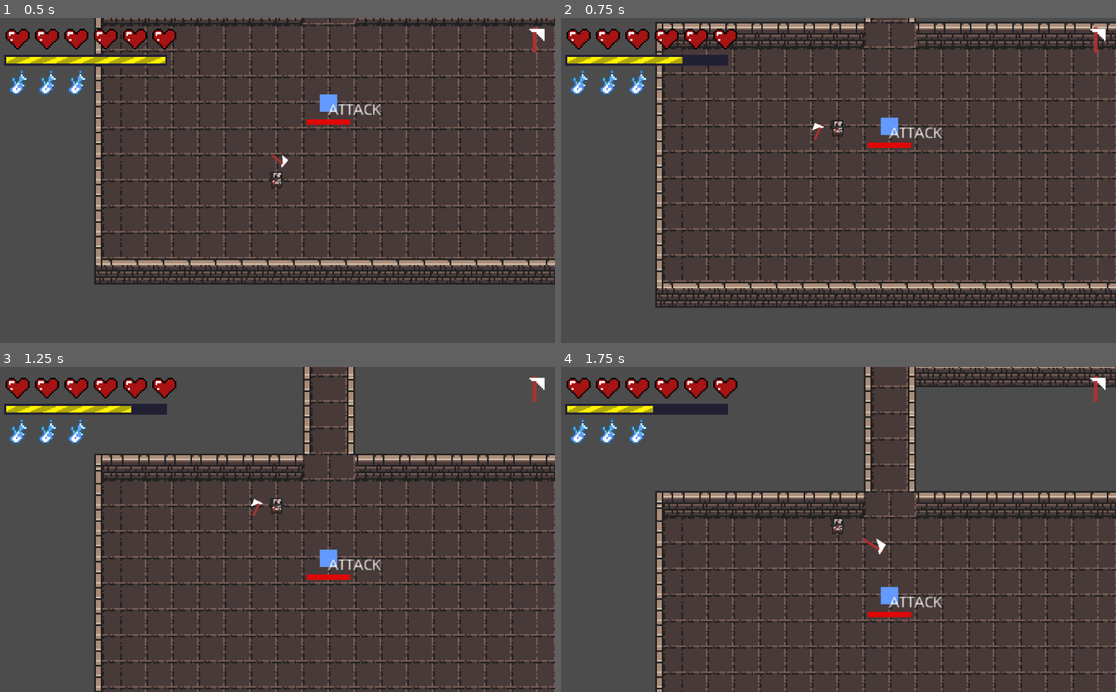
Above: before the commit, frames 1-4 (two rows, left to right).
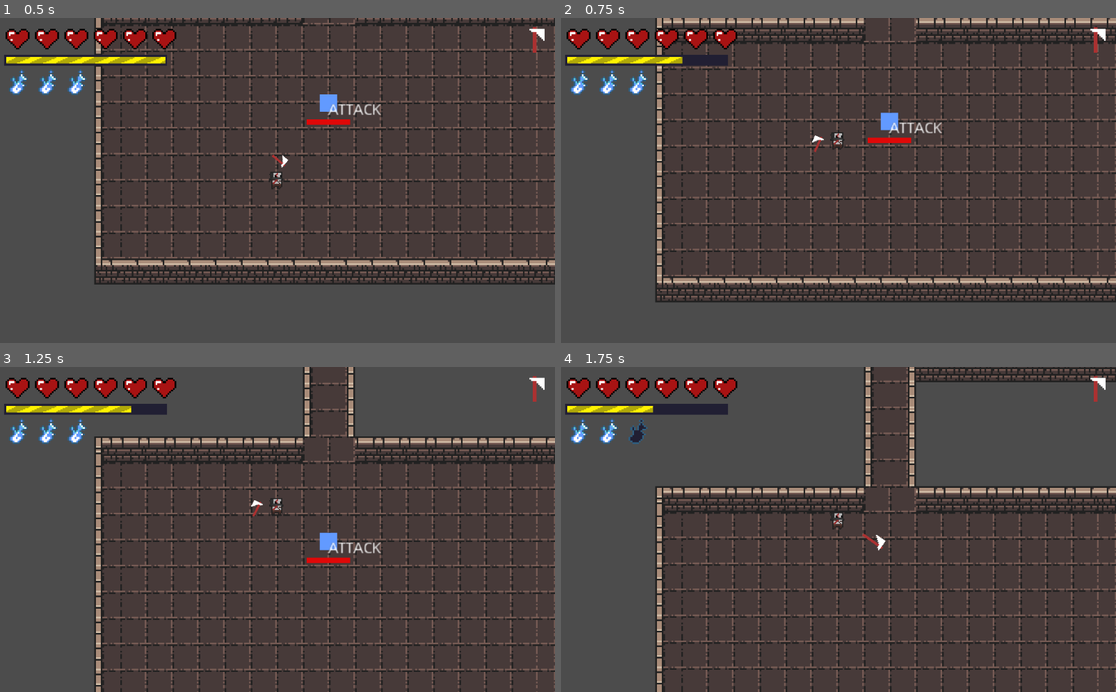
Above: after the commit, the same moments.

Repository: renzoventura/god-of-war
Game: Godot game, scene res://scenes/level/LEVELS/Level1.tscn
Two runs of this game, one before a commit and one after it. Both use one fixed random seed, a clock stepped at 60 frames per second and the inputs below. This scene is started directly instead of the project's main scene.
Inputs (mouse positions are in pixels of both pictures, inside the frame that each line leads up to):
- Up to frame 1 (0.5 s): no input
- Up to frame 2 (0.75 s): tap Enter at 0.5 s; move the mouse to (810, 245) at 0.52 s; hold W (up) from 0.53 s (still down); tap Space (dash) at 0.6 s
- Up to frame 3 (1.25 s): keep holding W (up)
- Up to frame 4 (1.75 s): keep holding W (up); move the mouse to (1005, 578) at 1.27 s; click (1005, 578) at 1.35 s; tap Space (dash) at 1.55 s

Frame 1 is identical in both runs. In frame 2, 22% of the frame differs, in the area x 17-100%, y 0-90%; in frame 3, 18%; in frame 4, 16%.

Commit message:
Add dash animation

Diff:
--- a/scenes/player/Player.gd
+++ b/scenes/player/Player.gd
@@ -15,7 +15,7 @@
 var motion = Vector2(0,0)
 var SPEED  : int = 100;
 var MAX_SPEED  : int = 700;
-var DASH_SPEED : int = 700;
+var DASH_SPEED : int = 500;
 var is_thrown = false
 var state : int = IDLE
 var isDashEnabled = true;
@@ -124,6 +124,8 @@
 		motion = Vector2(0, 0)
 		dash_acc = 0
 	move_and_slide(motion)
+	animate_dash()
+
 
 func move_sword():
 	if(!is_thrown):
@@ -202,3 +204,6 @@
 
 func animate_hurt():
 	emit_signal("animate_hurt")
+
+func animate_dash():
+	emit_signal("animate_dodge")
--- a/scenes/player/Player.tscn
+++ b/scenes/player/Player.tscn
@@ -64,6 +64,7 @@
 
 [node name="HurtTimer" type="Timer" parent="."]
 wait_time = 0.4
+[connection signal="animate_dodge" from="." to="SpriteAnimation" method="_on_Player_animate_dodge"]
 [connection signal="animate_hurt" from="." to="SpriteAnimation" method="_on_Player_animate_hurt"]
 [connection signal="animate_walk" from="." to="SpriteAnimation" method="_on_Player_animate_walk"]
 [connection signal="area_entered" from="HitBox" to="." method="_on_HitBox_area_entered"]
--- a/scenes/player/SpriteAnimation.gd
+++ b/scenes/player/SpriteAnimation.gd
@@ -10,23 +10,18 @@
 func _ready():
 	pass # Replace with function body.
 
-
-# Called every frame. 'delta' is the elapsed time since the previous frame.
-#func _process(delta):
-#	pass
-
-
 func _on_Player_animate_walk(motion, is_facing_right):
 	if is_facing_right:
 		flip_h = false
 	else:
 		flip_h = true
 	if(round(motion.x) != 0 or round(motion.y) != 0):
-		print(motion)
 		animation_player.play("Walk")
 	else:
 		animation_player.play("idle")
 
-
 func _on_Player_animate_hurt():
 	animation_player.play("hurt")
+
+func _on_Player_animate_dodge():
+	animation_player.play("dash")
--- a/scenes/player/SpriteAnimation.tscn
+++ b/scenes/player/SpriteAnimation.tscn
@@ -17,6 +17,21 @@
 "transitions": PoolRealArray( 1, 1, 1, 1, 1, 1 ),
 "update": 1,
 "values": [ 0, 1, 2, 3, 4, 1 ]
+}
+
+[sub_resource type="Animation" id=4]
+resource_name = "dash"
+tracks/0/type = "value"
+tracks/0/path = NodePath(".:frame")
+tracks/0/interp = 1
+tracks/0/loop_wrap = true
+tracks/0/imported = false
+tracks/0/enabled = true
+tracks/0/keys = {
+"times": PoolRealArray( 0 ),
+"transitions": PoolRealArray( 1 ),
+"update": 1,
+"values": [ 10 ]
 }
 
 [sub_resource type="Animation" id=3]
@@ -54,9 +69,11 @@
 texture = ExtResource( 1 )
 vframes = 3
 hframes = 5
+frame = 10
 script = ExtResource( 2 )
 
 [node name="SpritePlayer" type="AnimationPlayer" parent="."]
 anims/Walk = SubResource( 1 )
+anims/dash = SubResource( 4 )
 anims/hurt = SubResource( 3 )
 anims/idle = SubResource( 2 )
Not shown: 1 places in scenes/player/SpriteAnimation.tscn that only renumber resources
